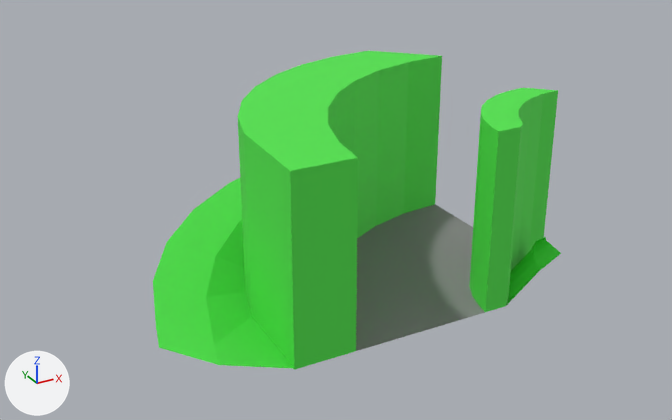
An edit to the FBX model Assets/Models/Albert-Scenario/Scenarios.fbx, drawn before and after from the same camera.
The view is the same before and after, from a 50 mm lens placed at (-34.3, -58.4, 35.8), pointed at (-0.2, 3.7, 4.8). Every picture has the same lights, and +X, +Y and +Z are marked at lower left. Where no turn or scale is listed for an object, it has been applied to the vertices.

Names of what the first picture shows: 'Kurwa', 'KurwaMParedDerecho', 'KurwaMuroDerecho', 'KurwaMuroIzquierdo', 'KurwaParedIzquierdo'.
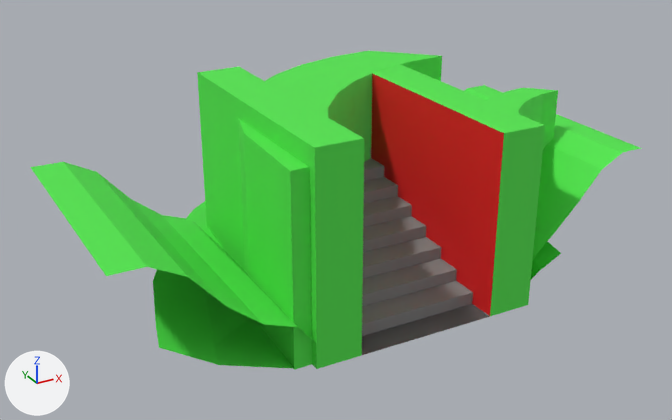
Patch to the scene script:
```diff
--- a/Assets/Models/Albert-Scenario/Scenarios.fbx.py
+++ b/Assets/Models/Albert-Scenario/Scenarios.fbx.py
@@ ob_paredderecha @@
 ob_paredderecha.location = (0.0, 0.0, 0.0)
-ob_paredderecha.hide_viewport = True
@@ ob_muroizquierda @@
 ob_muroizquierda.location = (0.0, 0.0, 0.0)
-ob_muroizquierda.hide_viewport = True
@@ ob_suelo @@
 ob_suelo.location = (0.0, 0.0, 0.0)
-ob_suelo.hide_viewport = True
@@ ob_paredizquierda @@
 ob_paredizquierda.location = (0.0, 0.0, 0.0)
-ob_paredizquierda.hide_viewport = True
@@ ob_muroderecha @@
 ob_muroderecha.location = (0.0, 0.0, 0.0)
-ob_muroderecha.hide_viewport = True
@@ ob_escalera @@
 ob_escalera.location = (0.0, 0.0, 0.0)
-ob_escalera.hide_viewport = True
```

Location of each change, (x1, y1, x2, y2) in pixels of the pictures (672 x 420 px):
'MuroDerecha', shown
    after: (371, 64, 545, 316)
'MuroIzquierda', shown (green)
    after: (197, 67, 364, 369)
'ParedIzquierda', shown (green)
    after: (31, 162, 313, 340)
'Escalera', shown
    after: (362, 150, 490, 355)
'ParedDerecha', shown (green)
    after: (464, 85, 640, 261)
'Suelo', shown
    after: (362, 304, 489, 355)
'KurwaMuroDerecho', unchanged, covered by the edit
    before: (469, 88, 558, 312)
    after: (487, 88, 558, 149)
'Kurwa', unchanged, covered by the edit
    before: (356, 204, 485, 351)
    after: (362, 304, 485, 349)
'KurwaMParedDerecho', unchanged, covered by the edit
    before: (506, 237, 561, 306)
    after: (531, 242, 561, 279)
